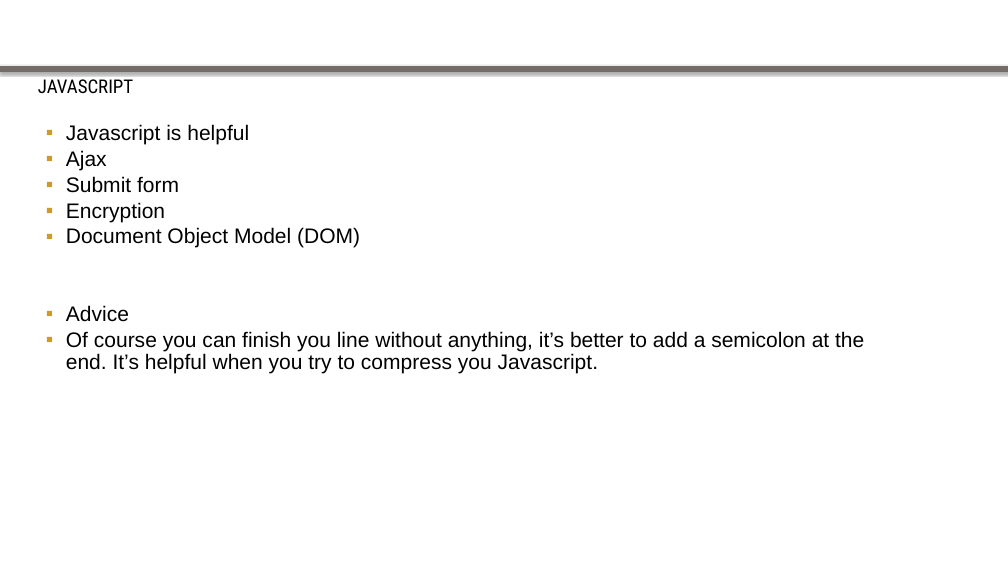
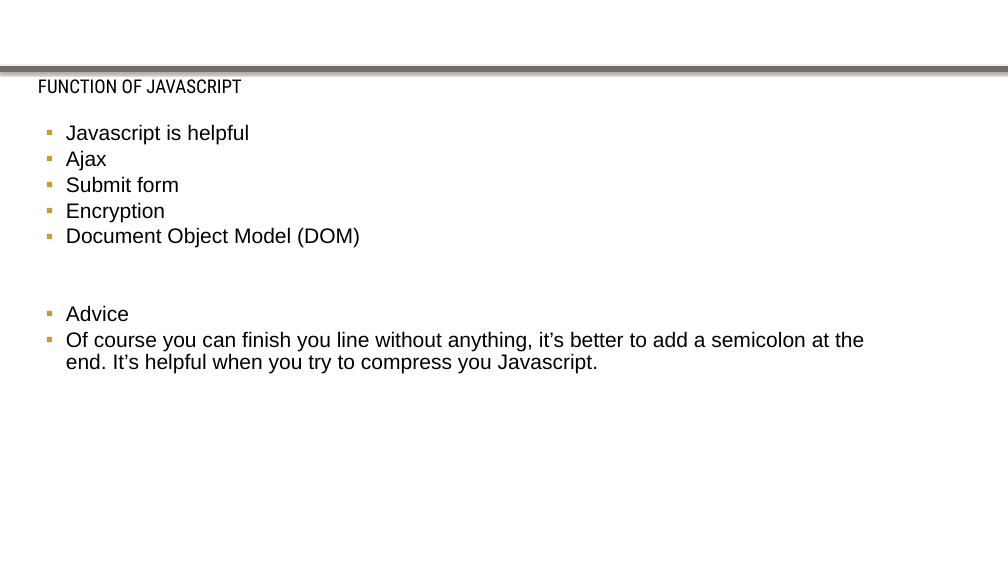
Before and after one commit to goldironhack/2017-Purdue-IronHack-Tutorials, a slide deck: slide 5 of session2/Javascript & jQuery.pptx. Drawn at 1008x567 pixels with LibreOffice and Linux fonts; fonts in the diff are those of the drawing; background and template pictures are left out. Boxes give left, top, right and bottom in pixels: in the first picture for what was removed or moved away, otherwise in the second. Text is boxed around its words. In the diff, an @@ line names an element or a change of style, - is before the commit and + after.

```diff
--- a/session2/Javascript & jQuery.pptx
+++ b/session2/Javascript & jQuery.pptx
@@ text at bbox=[38, 75, 241, 94]: text changed @@
-JAVASCRIPT
+FUNCTION OF JAVASCRIPT
```
Also in this commit, not shown: 8 other slides changed.
